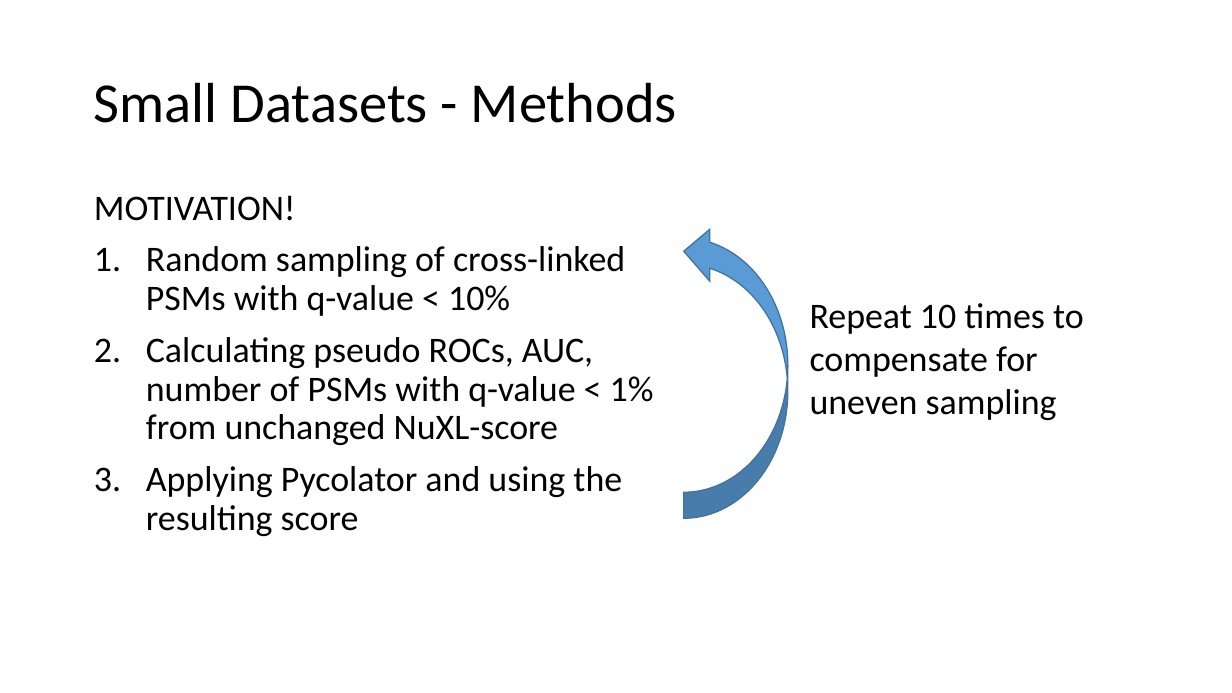
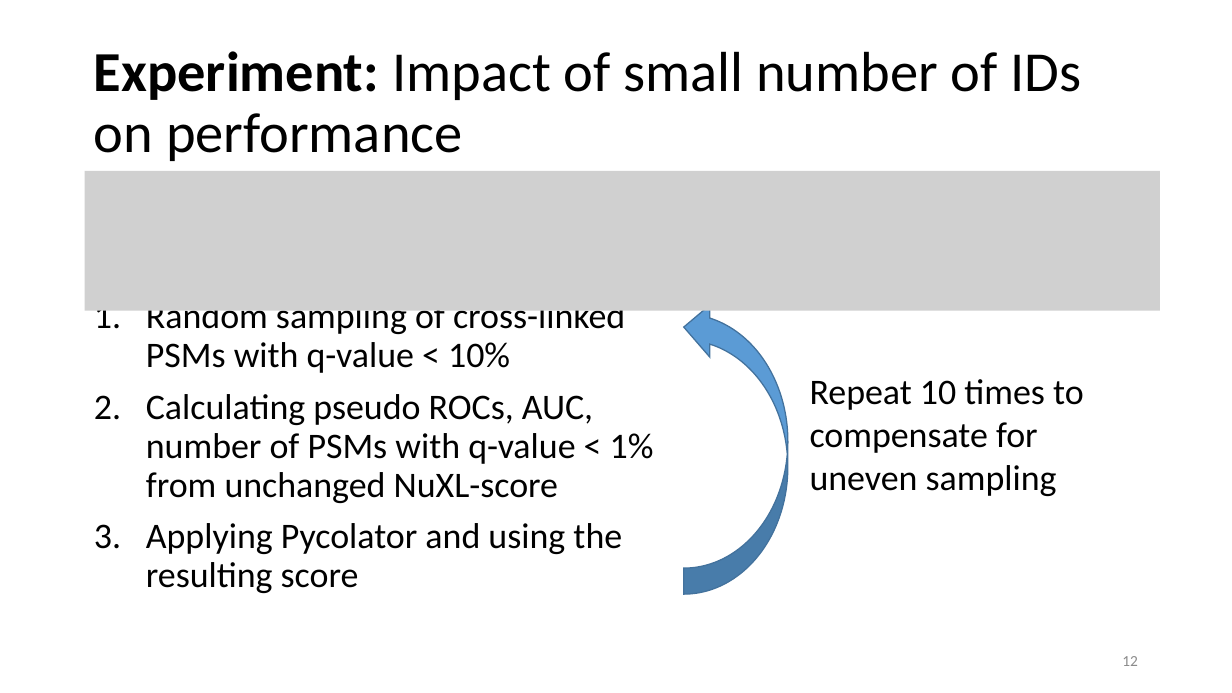
Before and after one commit to emilpaulitz/Bachelor-Thesis, a slide deck: slide 12 of doc/presentation_v2.pptx. Drawn at 1232x693 pixels with LibreOffice and Linux fonts; fonts in the diff are those of the drawing; grey boxes stand for pictures. Boxes give left, top, right and bottom in pixels: in the first picture for what was removed or moved away, otherwise in the second. Text is boxed around its words. In the diff, an @@ line names an element or a change of style, - is before the commit and + after.

```diff
--- a/doc/presentation_v2.pptx
+++ b/doc/presentation_v2.pptx
@@ title at [94,51,1082,161]: text changed @@
-Small Datasets - Methods
+Experiment: Impact of small number of IDs on performance
@@ picture added at [85,171,1161,311] @@
@@ text at [94,195,296,221]: paragraph removed @@
-MOTIVATION!
@@ text "Random sampling of cross-linked PSMs ...": place and size @@
-text "Random sampling of cross-linked PSMs ..." at [94,195,654,536]
+text "Random sampling of cross-linked PSMs ..." at [146,310,654,593]
@@ curved right arrow: place and size @@
-curved right arrow at [684,226,788,518]
+curved right arrow at [684,301,788,594]
@@ text "Repeat 10 times to compensate ...": place and size @@
-text "Repeat 10 times to compensate ..." at [810,303,1084,420]
+text "Repeat 10 times to compensate ..." at [810,379,1084,496]
@@ page number added at [1122,656,1138,666], 12 pt, text #8C8C8C @@
+12
```
Also in this commit, not shown: 14 other slides changed, 2 slides added, 2 slides removed, 7 other files.
